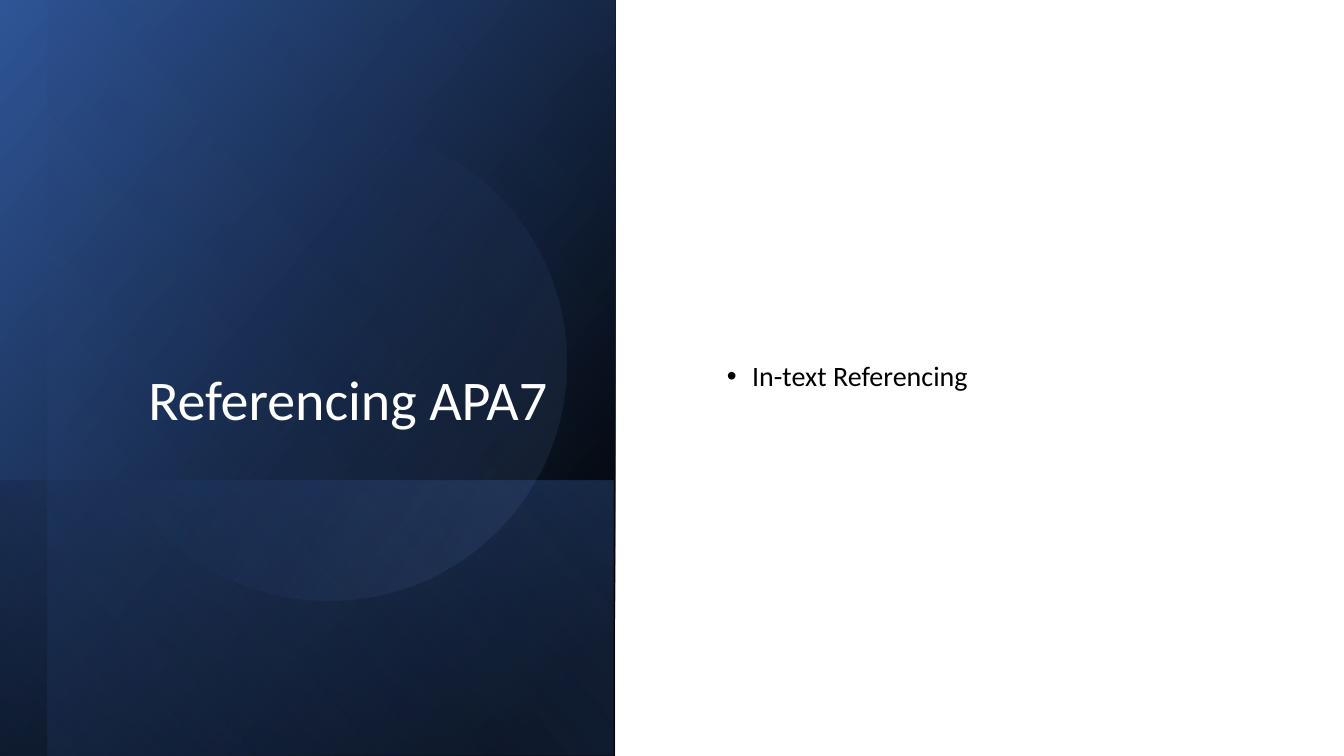
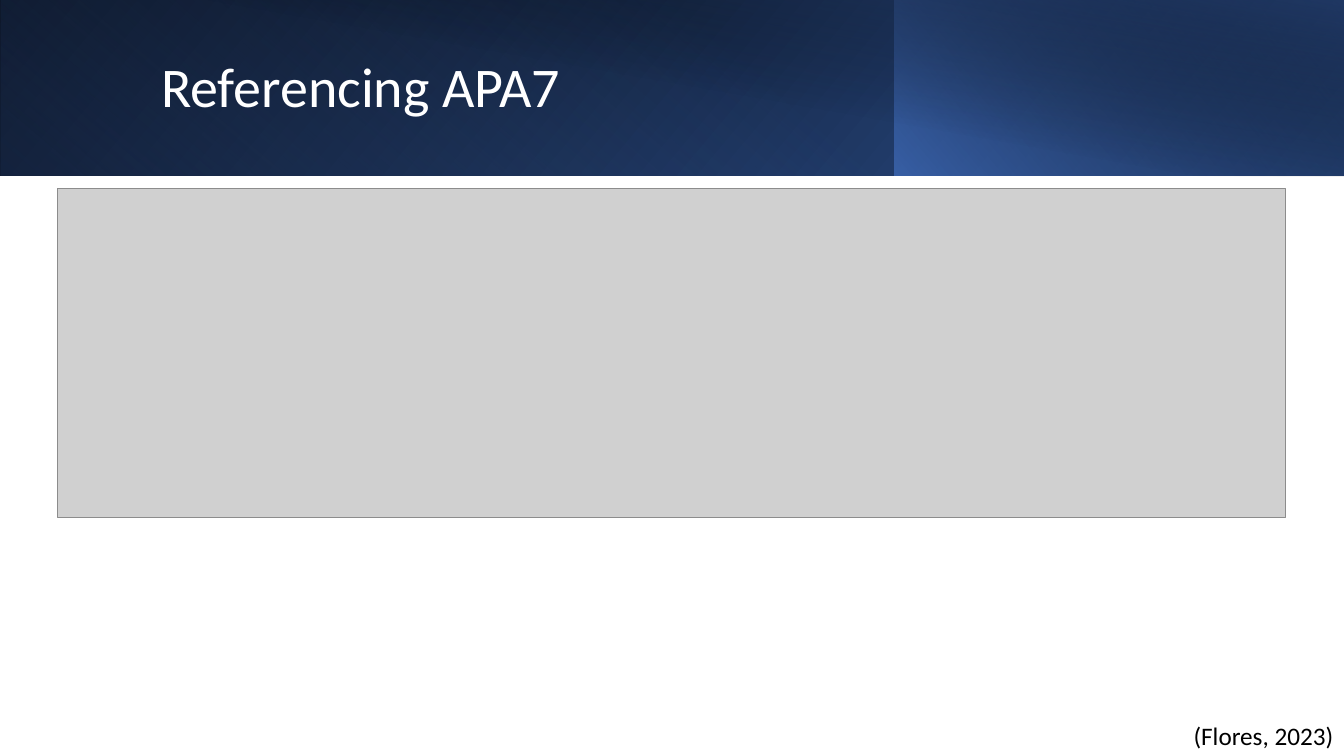
Before and after one commit to robinja4/FlexIT, a slide deck: slide 17 of Report Writing & Referencing.pptx (slide 18 before the commit). Drawn at 1344x756 pixels with LibreOffice and Linux fonts; fonts in the diff are those of the drawing; grey boxes stand for pictures. Boxes give left, top, right and bottom in pixels: in the first picture for what was removed or moved away, otherwise in the second. Text is boxed around its words. In the diff, an @@ line names an element or a change of style, - is before the commit and + after.

```diff
--- a/Report Writing & Referencing.pptx
+++ b/Report Writing & Referencing.pptx
@@ rectangle removed at <box>0,0,615,756</box> @@
@@ rectangle added at <box>0,0,1344,175</box>, fill gradient #000000 to #2F5597 @@
@@ rectangle added at <box>0,0,895,175</box>, fill gradient #4472C4 to #203864 @@
@@ rectangle removed at <box>48,0,616,756</box> @@
@@ rectangle added at <box>50,0,1344,176</box>, fill gradient #000000 to #203864 @@
@@ rectangle added at <box>894,0,1344,175</box>, fill gradient #4472C4 to #000000 @@
@@ title "Referencing APA7": place and size @@
-title "Referencing APA7" at <box>148,381,547,430</box>
+title "Referencing APA7" at <box>161,68,560,117</box>
@@ title "Referencing APA7" at <box>161,68,560,117</box>: alignment right to left; vertical alignment bottom to middle @@
@@ ellipse removed at <box>48,81,610,643</box> @@
@@ picture added at <box>58,189,1287,517</box> @@
@@ text removed at <box>752,366,968,391</box> @@
-• In-text Referencing
@@ rectangle removed at <box>0,480,614,756</box> @@
@@ text added at <box>1194,726,1334,749</box>, 18 pt, text #000000 @@
+(Flores, 2023)
```
Also in this commit, not shown: 12 other slides changed, 2 slides removed, 2 other files.
